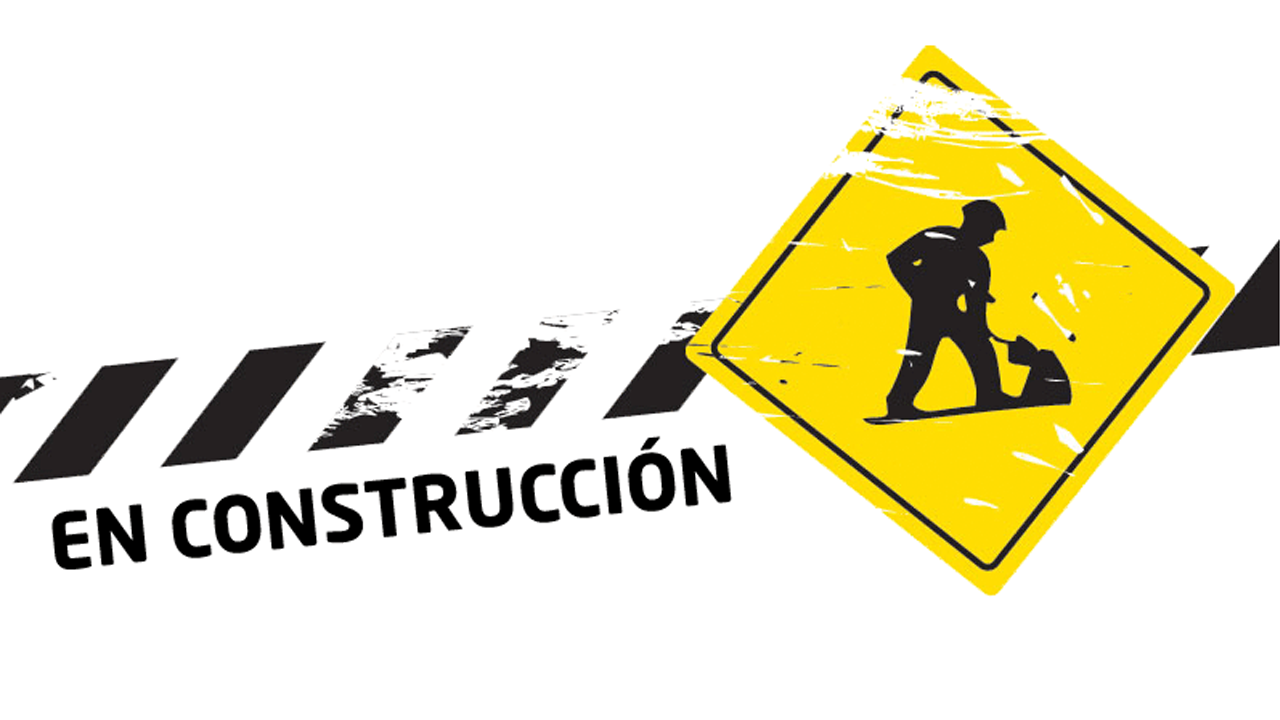
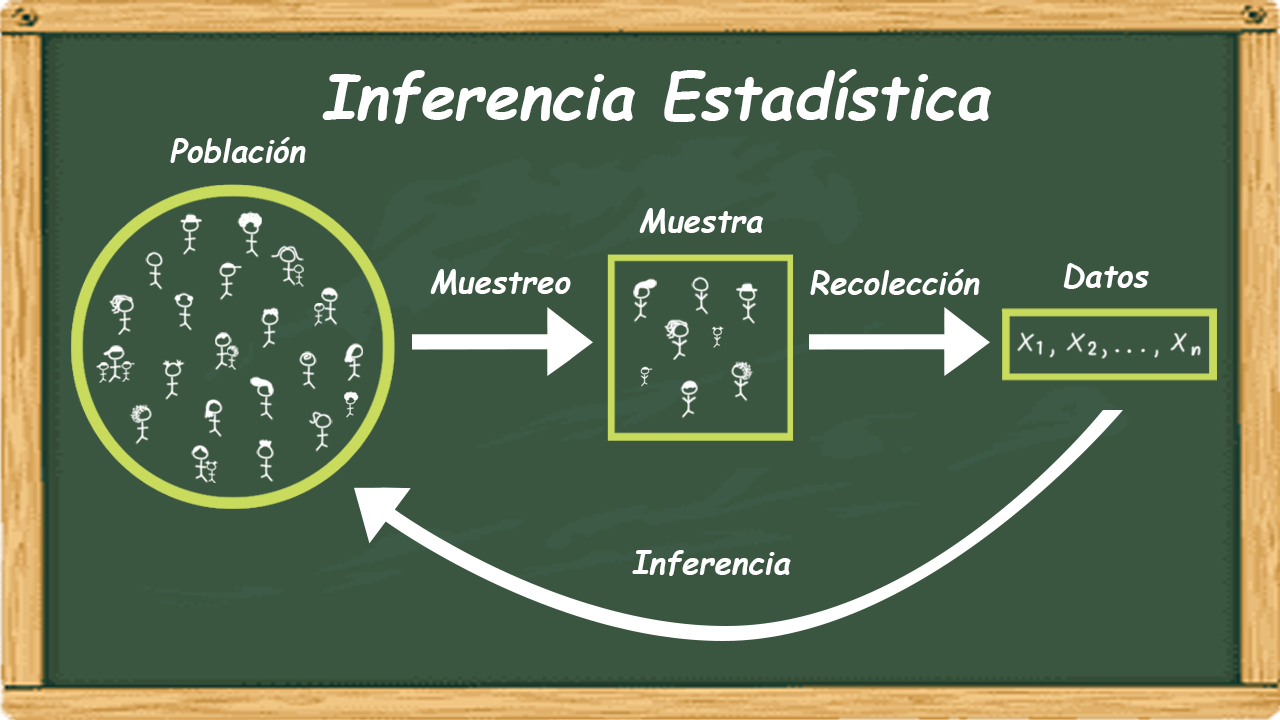
The second w=1280, h=720 image is a revision of the first. Changes to its layers:
removed layer "Capa 1" over [0, 0, 1280, 720]
added layer "Capa 7" above "Capa 3 copia 10" over [1016, 331, 1202, 360]
added layer "Capa 3 copia 33" above "Capa 3 copia 8" over [664, 319, 689, 360]
added layer "Capa 3 copia 8" above "Capa 3 copia 3" over [109, 294, 134, 335]
added layer "Capa 3 copia 3" above "Capa 3 copia 15" over [308, 411, 333, 452]
added layer "Capa 3 copia 5" above "Capa 3 copia 6" over [270, 245, 304, 286]
added layer "Datos" above "Inferencia" over [1063, 263, 1149, 289]
added layer "Inferencia" above "Inferencia Estadística" over [632, 550, 791, 576]
added layer "Inferencia Estadística" above "Muestra" over [322, 69, 991, 124]
added layer "Muestra" above "Recolección" over [639, 208, 763, 234]
added layer "Recolección" above "Muestreo" over [810, 269, 980, 295]
added layer "Muestreo" above "Población" over [430, 269, 571, 295]
added layer "Población" above "Capa 3 copia 31" over [170, 137, 306, 163]
added layer "Capa 3 copia 27" above "Capa 3 copia 18" over [633, 278, 657, 323]
added layer "Capa 3 copia 18" above "Capa 3 copia 23" over [250, 376, 274, 421]
added layer "Capa 3 copia 24" above "Capa 3 copia 25" over [237, 211, 262, 258]
added layer "Capa 3" above "Capa 5" over [71, 184, 395, 509]
added layer "Capa 5" above "Capa 4" over [1001, 308, 1217, 381]
added layer "Capa 4" above "Forma 1 copia 6" over [607, 254, 794, 441]
added layer "Forma 1 copia 6" above "Capa 6" over [354, 410, 1123, 641]
added layer "Forma 1 copia 5" above "Forma 1 copia 4" over [809, 307, 990, 376]
added layer "Forma 1 copia 4" above "Capa 2" over [412, 307, 593, 376]
added layer "Capa 2" above "Fondo" over [0, 0, 1280, 720]
painted on "Fondo" over [0, 0, 1280, 720]
…and 28 more changes (28 added)
